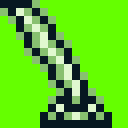
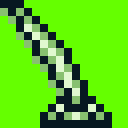
Layered file, before and after one edit (128px x 128px). Changes by layer:
painted on "Temp #1" over (x1=16, y1=0, x2=104, y2=104)
